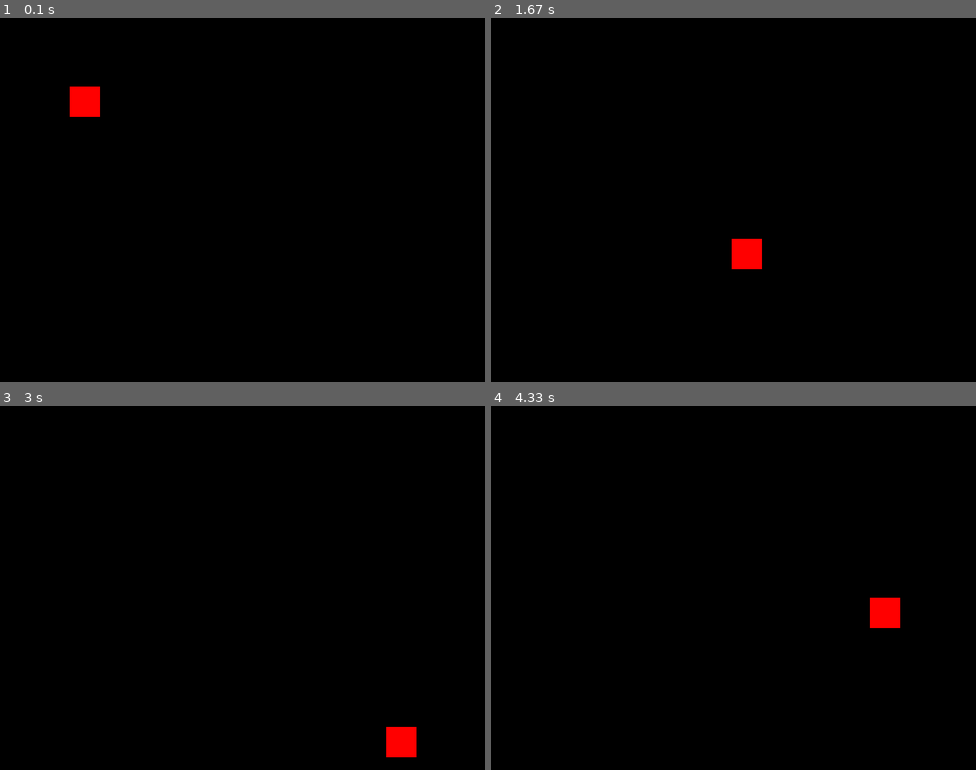
Above: before the commit, frames 1-4 (two rows, left to right).
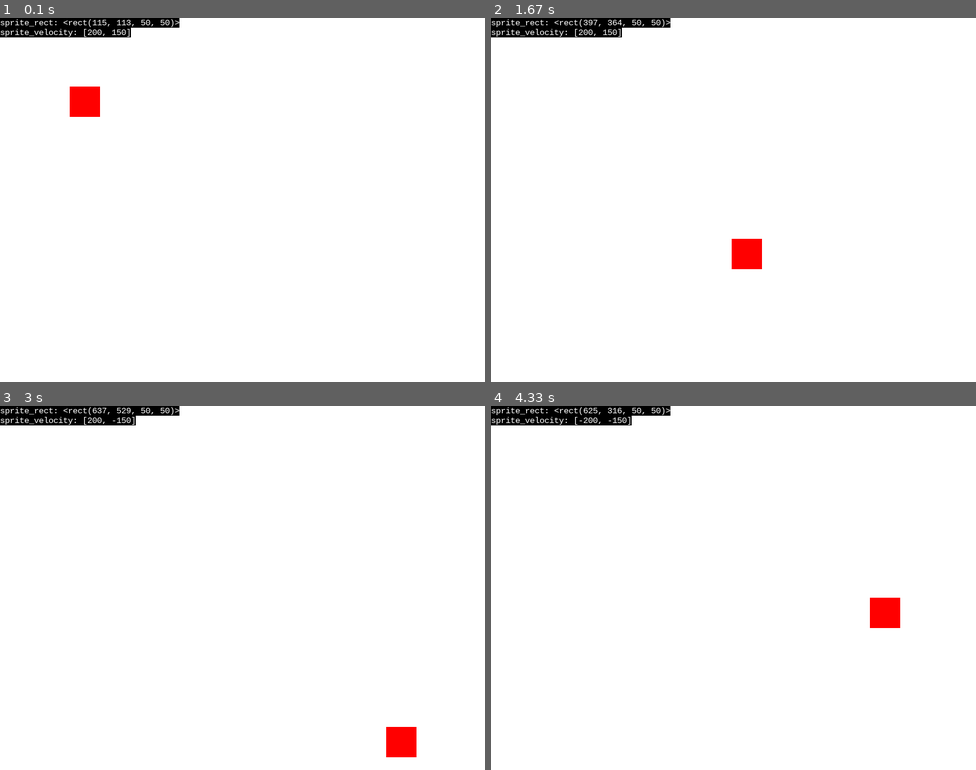
Above: after the commit, the same moments.

Repository: joshjaysalazar/pygame-utility-pack
Game: pygame game, started from examples/debug_example.py
Two runs of this game, one before a commit and one after it. Both use one fixed random seed, a clock stepped at 60 frames per second and the inputs below.
Inputs:
- Up to frame 1 (0.1 s): no input
- Up to frame 2 (1.67 s): no input
- Up to frame 3 (3 s): no input
- Up to frame 4 (4.33 s): no input

The runs differ from the first frame. In frame 1, 98% of the frame differs, in the area x 0-100%, y 0-100%; in frame 2, 98%; in frame 3, 98%; in frame 4, 98%.

Commit message:
Correct issues with debug overlay display

Diff:
--- a/examples/debug_example.py
+++ b/examples/debug_example.py
@@ -1,4 +1,5 @@
 import pygame
+import sys
 from pygame_utility_pack.debug.debug_overlay import DebugOverlay
 
 
@@ -35,7 +36,7 @@
 debug = DebugOverlay(screen)
 
 # Add sprite's position and velocity to the debug overlay
-debug.add_variables(sprite.rect, sprite.velocity)
+debug.add_variables(sprite_rect=sprite.rect, sprite_velocity=sprite.velocity)
 
 # Set custom font and font size
 debug.set_font('Consolas', 16)
@@ -43,10 +44,15 @@
 # Enable background for debug text
 debug.enable_background()
 
-running = True
-while running:
+while True:
+    # Event loop
+    for event in pygame.event.get():
+        if event.type == pygame.QUIT:
+            pygame.quit()
+            sys.exit()
+
     dt = clock.tick(60) / 1000  # Amount of seconds between each loop
-    screen.fill((0, 0, 0))  # Clear the screen
+    screen.fill("white")  # Clear the screen
 
     # Update and draw sprite
     sprite.update(dt)
@@ -62,11 +68,3 @@
     debug.draw()
 
     pygame.display.flip()  # Update the display
-
-    # Event loop
-    for event in pygame.event.get():
-        if event.type == pygame.QUIT:
-            running = False
-
-pygame.quit()
-sys.exit()
--- a/pygame_utility_pack/debug/debug_overlay.py
+++ b/pygame_utility_pack/debug/debug_overlay.py
@@ -3,25 +3,24 @@
 class DebugOverlay:
     def __init__(self, screen):
         self.screen = screen
-        self.font = pygame.font.SysFont('Courier New', 14)
-        self.variables = []
+        self.font = pygame.font.SysFont('Courier New', 16, bold=True)
+        self.variables = {}
         self.background_enabled = False
         self.overlay_surface = pygame.Surface(pygame.display.get_surface().get_size(), pygame.SRCALPHA)
 
-    def add_variables(self, *args):
-        for var in args:
-            if var not in self.variables:
-                self.variables.append(var)
+    def add_variables(self, **kwargs):
+        for key, value in kwargs.items():
+            self.variables[key] = value
 
     def remove_variables(self, *args):
-        for var in args:
-            if var in self.variables:
-                self.variables.remove(var)
+        for var_name in args:
+            if var_name in self.variables:
+                del self.variables[var_name]
 
-    def set_font(self, font_name='Courier New', font_size=14):
-        if not isinstance(font_name, str) or not isinstance(font_size, int):
+    def set_font(self, name='Courier New', size=14, bold=False, italic=False):
+        if not isinstance(name, str) or not isinstance(size, int):
             raise ValueError("Font name must be a string and font size must be an integer")
-        self.font = pygame.font.SysFont(font_name, font_size)
+        self.font = pygame.font.SysFont(name, size, bold, italic)
 
     def enable_background(self):
         self.background_enabled = True
@@ -34,19 +33,11 @@
 
         y_offset = 0
 
-        fps_text = f"FPS: {pygame.time.Clock().get_fps():.1f}"
-        fps_surface = self.font.render(fps_text, True, (255, 255, 255))
-        if self.background_enabled:
-            fps_rect = fps_surface.get_rect()
-            pygame.draw.rect(fps_surface, (0, 0, 0), fps_rect, 0, 5)
-        self.overlay_surface.blit(fps_surface, (0, y_offset))
-        y_offset += self.font.get_linesize()
-
-        for var in self.variables:
-            text = self.font.render(f"{var=}".replace('=', ': '), True, (255, 255, 255))
+        for var_name, value in self.variables.items():
+            text = self.font.render(f"{var_name}: {value}", True, (255, 255, 255))
             if self.background_enabled:
                 text_rect = text.get_rect()
-                pygame.draw.rect(text, (0, 0, 0), text_rect, 0, 5)
+                pygame.draw.rect(self.overlay_surface, (0, 0, 0), (text_rect.left, text_rect.top + y_offset, text_rect.width, text_rect.height))
             self.overlay_surface.blit(text, (0, y_offset))
             y_offset += self.font.get_linesize()
 
